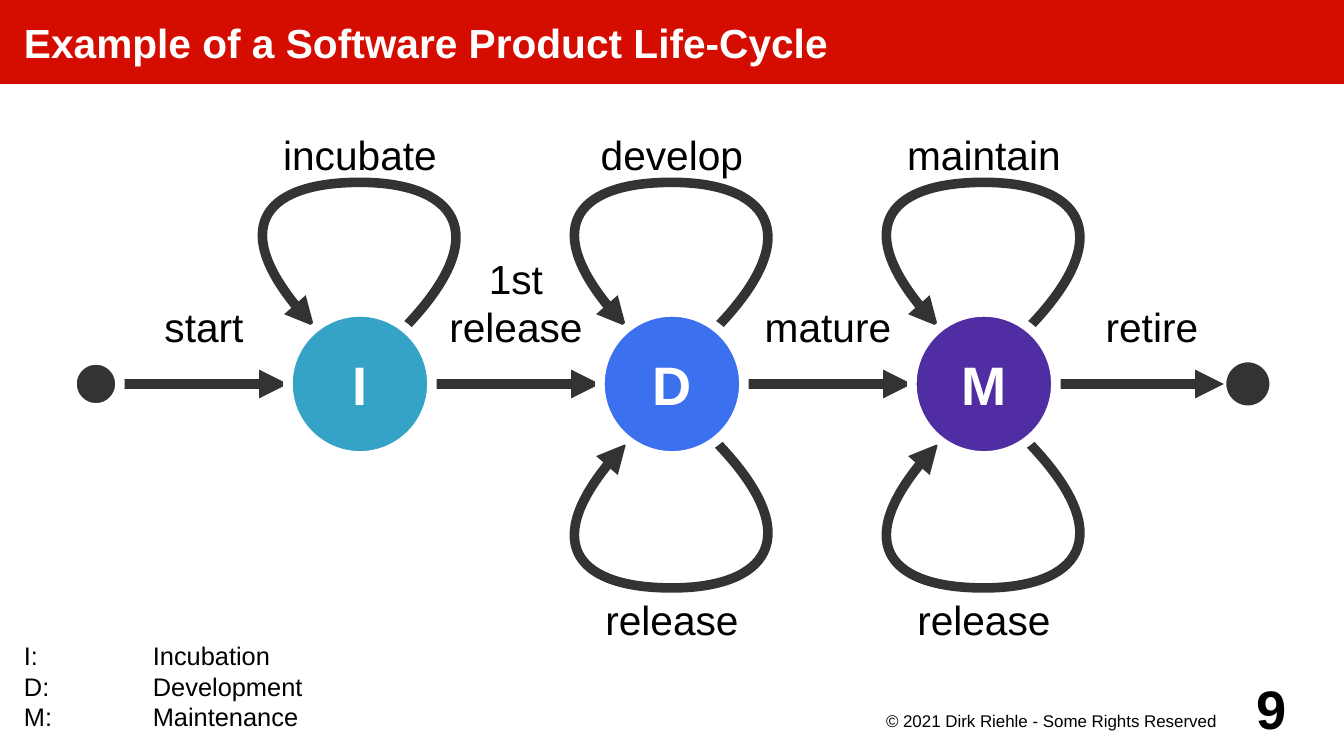
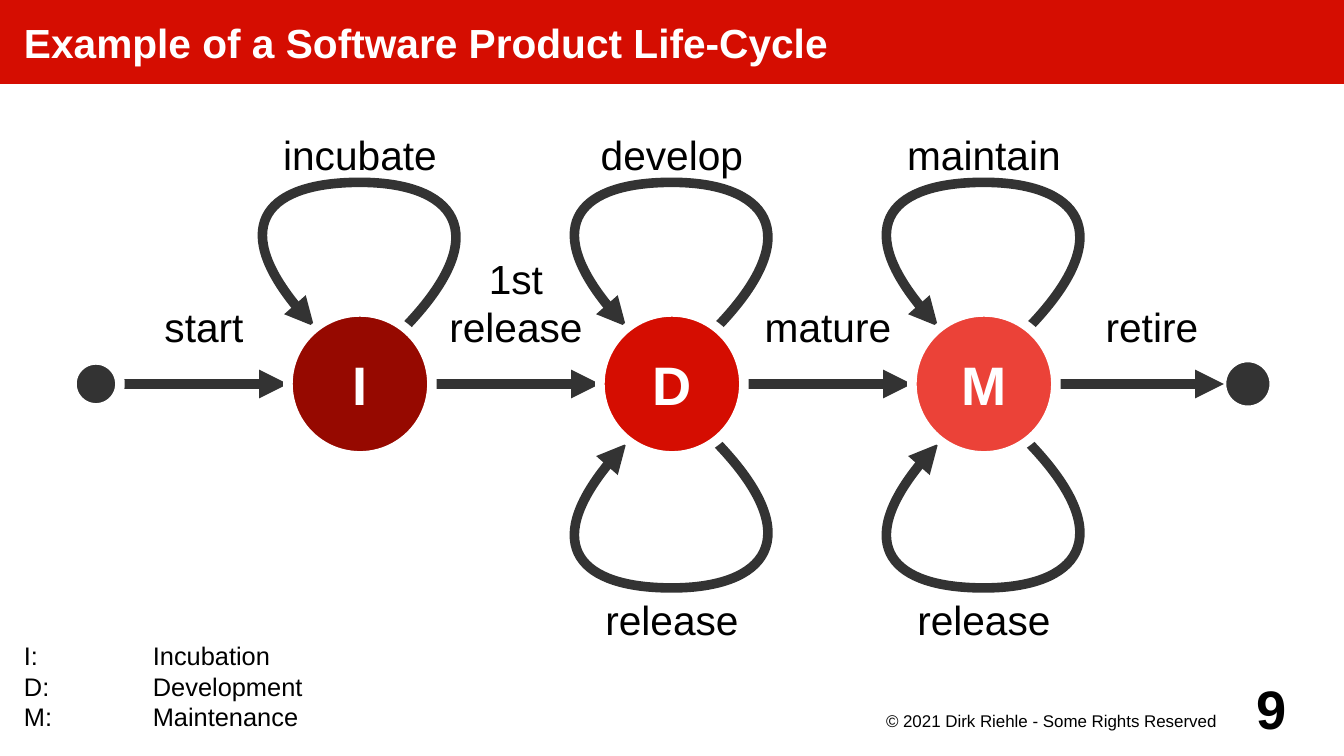
Before and after one commit to dirkriehle/amos-course, a slide deck: slide 9 of Lecture slides/AMOS C02 - Three Process Models.odp. Drawn at 1344x756 pixels with LibreOffice and Linux fonts; fonts in the diff are those of the drawing. Boxes give left, top, right and bottom in pixels: in the first picture for what was removed or moved away, otherwise in the second. Text is boxed around its words. In the diff, an @@ line names an element or a change of style, - is before the commit and + after.

```diff
--- a/Lecture slides/AMOS C02 - Three Process Models.odp
+++ b/Lecture slides/AMOS C02 - Three Process Models.odp
@@ ellipse "I" at (x1=288, y1=312, x2=432, y2=456): fill #34A3C5 to #960900 @@
@@ ellipse "D" at (x1=600, y1=312, x2=744, y2=456): fill #3B70EE to #D50D01 @@
@@ ellipse "M" at (x1=912, y1=312, x2=1056, y2=456): fill #502DA2 to #EB4238 @@
```
Also in this commit, not shown: 10 other slides changed, 2 slides added, 6 other files.
